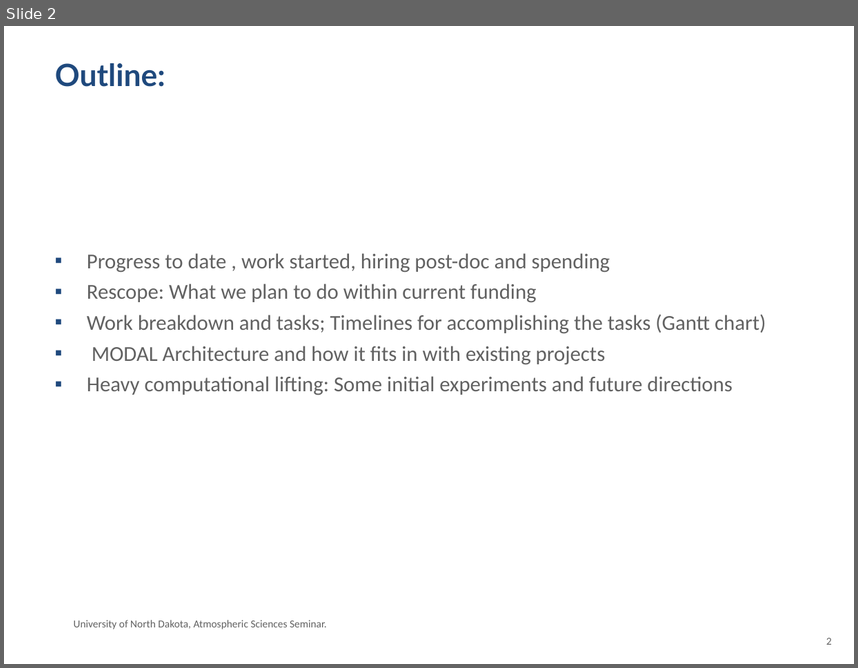
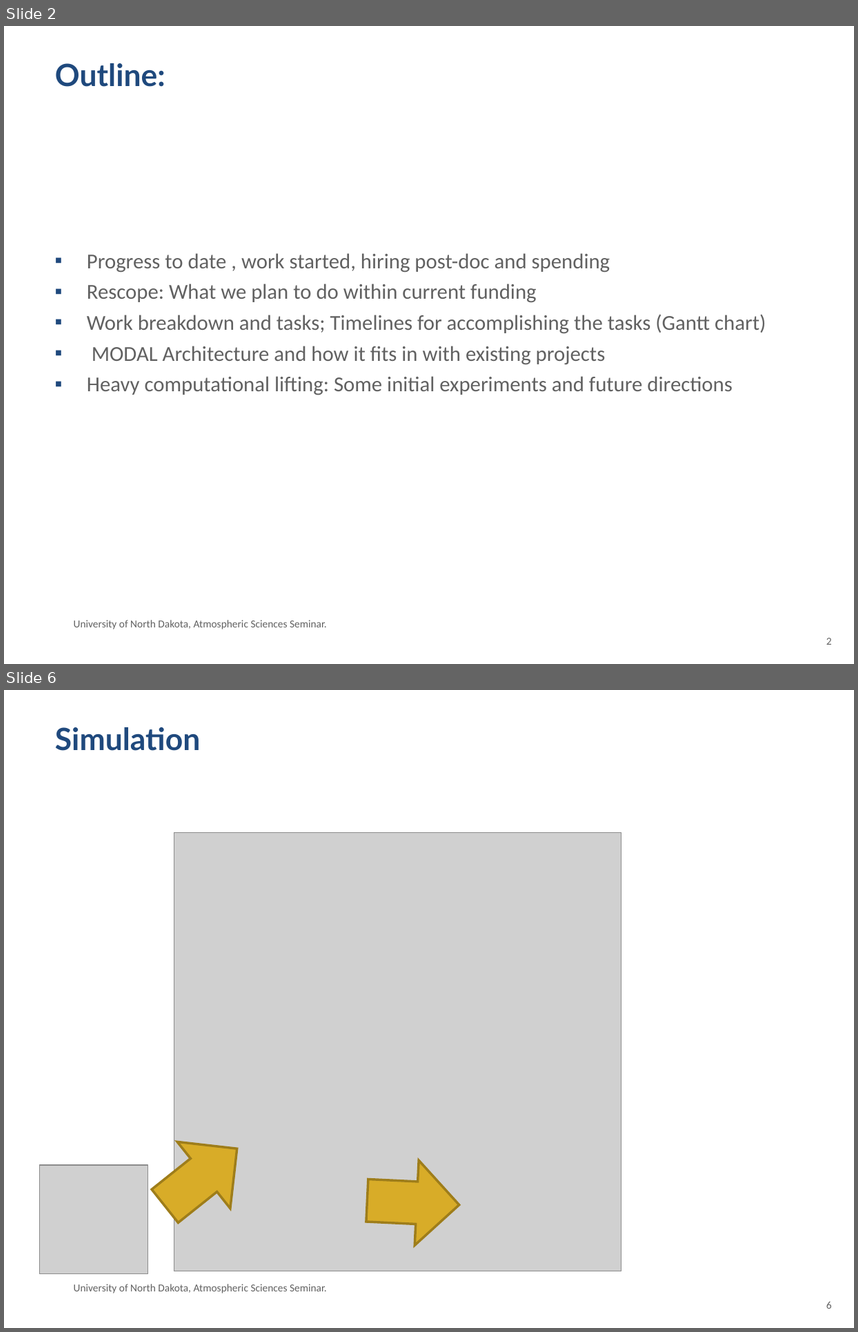
Before and after one commit to ANL-DIGR/Private_Notes, a slide deck: presentations/reviews/January_ANL_review.ppt. Shown one above the other, each under a label of ours: slide 2 before the commit, slides 2 and 6 after it; the slides between them are not shown. The pictures are 858x668 and 858x1332 pixels, drawn with LibreOffice and Linux fonts; fonts in the diff are those of the drawing; grey boxes stand for pictures; background and template pictures are left out. Boxes give left, top, right and bottom in pixels: in the first picture for what was removed or moved away, otherwise in the second. Text is boxed around its words. In the diff, an @@ line names an element or a change of style, - is before the commit and + after.

```diff
--- a/presentations/reviews/January_ANL_review.ppt
+++ b/presentations/reviews/January_ANL_review.ppt
@@ slide 6 added at (x1=4, y1=690, x2=854, y2=1328), background #FFFFFF @@
@@ title added at (x1=55, y1=727, x2=201, y2=751), 26 pt, text #1F497D, bold @@
+Simulation
@@ picture added at (x1=174, y1=833, x2=621, y2=1272) @@
@@ left arrow added at (x1=139, y1=1115, x2=263, y2=1239), fill #D8AC28, outline #9E7D1A 2.01 pt @@
@@ picture added at (x1=40, y1=1164, x2=148, y2=1273) @@
@@ left arrow added at (x1=365, y1=1158, x2=461, y2=1248), fill #D8AC28, outline #9E7D1A 2.01 pt @@
@@ text added at (x1=74, y1=1283, x2=327, y2=1293), 9 pt, text #616161 @@
+University of North Dakota, Atmospheric Sciences Seminar.
@@ page number added at (x1=826, y1=1301, x2=832, y2=1308), 9 pt, text #616161 @@
+6
```
Also in this commit, not shown: 1 slide changed, 3 other slides added, 2 other files.
